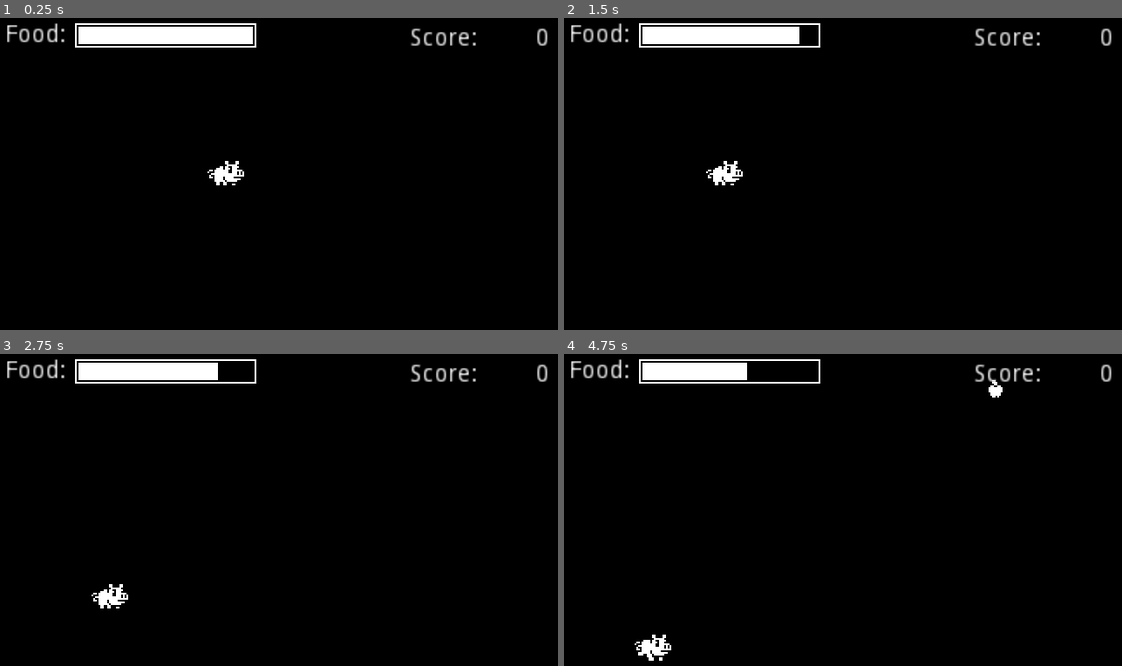
Above: before the commit, frames 1-4 (two rows, left to right).
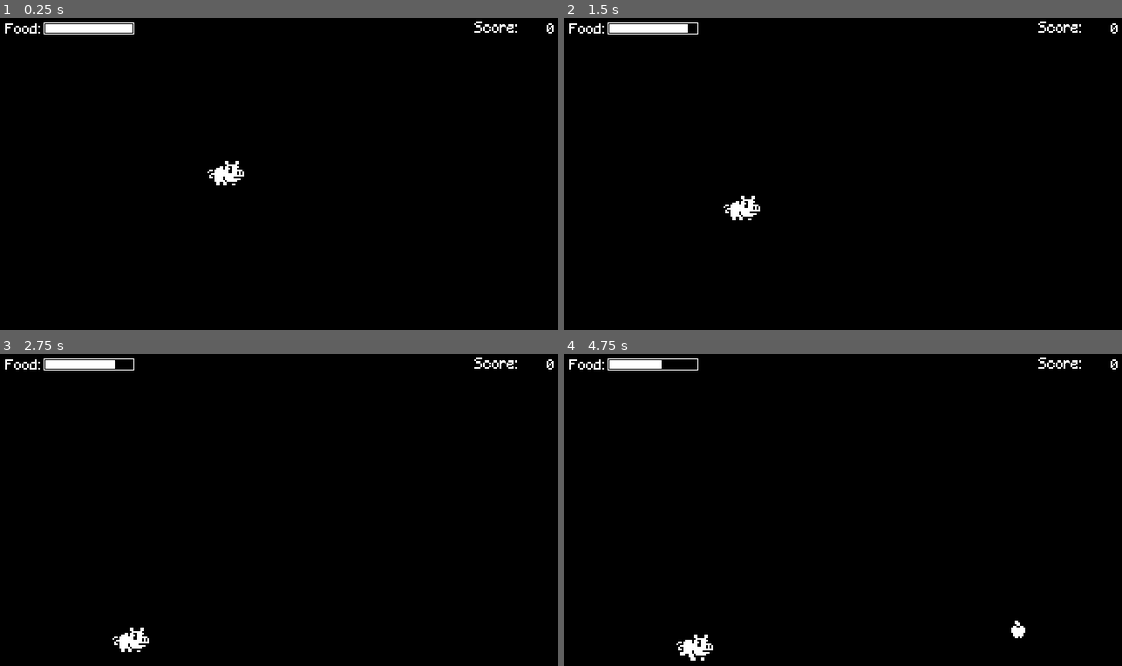
Above: after the commit, the same moments.

Repository: Tobio89/run-pig-run
Game: Godot game, scene res://World.tscn
Two runs of this game, one before a commit and one after it. Both use one fixed random seed, a clock stepped at 60 frames per second and the inputs below.
Inputs:
- Up to frame 1 (0.25 s): no input
- Up to frame 2 (1.5 s): tap Enter at 0.5 s; hold Right (ui_right) 0.53-1.28 s; hold Down (ui_down) from 1.28 s (still down)
- Up to frame 3 (2.75 s): release Down (ui_down) at 2.03 s; hold Right (ui_right) from 2.03 s (still down)
- Up to frame 4 (4.75 s): release Right (ui_right) at 2.78 s; hold Up (ui_up) 2.78-3.53 s; hold Down (ui_down) from 3.53 s (still down)

The runs differ from the first frame. In frame 1, 2.9% of the frame differs, in the area x 0-100%, y 1-10%; in frame 2, 3.3%, in the area x 0-100%, y 1-65%; in frame 3, 3.1%; in frame 4, 3.1%.

Commit message:
add font, and tweak apple spawning

Diff:
--- a/AppleSource.gd
+++ b/AppleSource.gd
@@ -15,16 +15,21 @@
 func drop_apple():
 	var a = Apple.instance()
 	var randomY = ran.randi_range(-70, 70)
-	var randomX = ran.randi_range(0, 30)
+	var randomX = ran.randi_range(0, 60)
 	var spawnPos = Vector2(randomX, randomY) # relative to spawner
 	a.position = spawnPos
 	add_child(a)
 
 func schedule_spawn():
-	var dur = ran.randi_range(1, 5)
+	var dur = ran.randi_range(1, 7)
 	spawnTimer.start(dur)
 
 func _on_SpawnTimer_timeout():
 	if !Globals.GAME_OVER:
-		drop_apple()
+		if ran.randf_range(0, 1) > 0.9:
+			for _i in range(3):
+				drop_apple()
+		else:
+			drop_apple()
+
 		schedule_spawn()
--- a/Globals.gd
+++ b/Globals.gd
@@ -1,7 +1,7 @@
 extends Node
 
 export var RUN_SPEED:int = 40
-export var EAT_TIME:int = 0.5
+export var EAT_TIME:= 0.7
 
 # Spawning apples
 
--- a/World.tscn
+++ b/World.tscn
@@ -30,7 +30,7 @@
 position = Vector2( -21, 87 )
 
 [node name="ScoreCard" parent="." instance=ExtResource( 2 )]
-position = Vector2( 235, 5 )
+position = Vector2( 272, 2 )
 
 [node name="HungerMeter" parent="." instance=ExtResource( 6 )]
 position = Vector2( 3, 2 )
--- /dev/null
+++ b/pixelFont.tres
@@ -0,0 +1,7 @@
+[gd_resource type="DynamicFont" load_steps=2 format=2]
+
+[sub_resource type="DynamicFontData" id=1]
+font_path = "res://assets/Minecraft.ttf"
+
+[resource]
+font_data = SubResource( 1 )
--- a/ui/HungerMeter.gd
+++ b/ui/HungerMeter.gd
@@ -1,6 +1,6 @@
 extends Node2D
 
-onready var bar = $Bar
+onready var bar = $Bar/Bar
 onready var timer = $LifeTimer
 
 var life := 10
--- a/ui/HungerMeter.tscn
+++ b/ui/HungerMeter.tscn
@@ -1,35 +1,59 @@
-[gd_scene load_steps=2 format=2]
+[gd_scene load_steps=5 format=2]
 
 [ext_resource path="res://ui/HungerMeter.gd" type="Script" id=1]
+
+[sub_resource type="Theme" id=1]
+
+[sub_resource type="DynamicFontData" id=2]
+antialiased = false
+font_path = "res://assets/Minecraft.ttf"
+
+[sub_resource type="DynamicFont" id=3]
+font_data = SubResource( 2 )
 
 [node name="HungerMeter" type="Node2D"]
 script = ExtResource( 1 )
 
 [node name="Label" type="Label" parent="."]
 margin_top = 1.0
-margin_right = 40.0
+margin_right = 35.0
 margin_bottom = 15.0
+rect_scale = Vector2( 0.5, 0.5 )
+theme = SubResource( 1 )
+custom_fonts/font = SubResource( 3 )
 text = "Food:"
-
-[node name="BoxOuter" type="ColorRect" parent="."]
-margin_left = 40.0
-margin_top = 1.0
-margin_right = 144.0
-margin_bottom = 15.0
-
-[node name="BoxInner" type="ColorRect" parent="."]
-margin_left = 41.0
-margin_top = 2.0
-margin_right = 143.0
-margin_bottom = 14.0
-color = Color( 0, 0, 0, 1 )
-
-[node name="Bar" type="ColorRect" parent="."]
-margin_left = 42.0
-margin_top = 3.0
-margin_right = 142.0
-margin_bottom = 13.0
 
 [node name="LifeTimer" type="Timer" parent="."]
 
+[node name="Bar" type="Node2D" parent="."]
+position = Vector2( 22, 0 )
+scale = Vector2( 0.5, 0.5 )
+
+[node name="BoxOuter" type="ColorRect" parent="Bar"]
+margin_top = 1.0
+margin_right = 104.0
+margin_bottom = 15.0
+__meta__ = {
+"_edit_lock_": true
+}
+
+[node name="BoxInner" type="ColorRect" parent="Bar"]
+margin_left = 1.0
+margin_top = 2.0
+margin_right = 103.0
+margin_bottom = 14.0
+color = Color( 0, 0, 0, 1 )
+__meta__ = {
+"_edit_lock_": true
+}
+
+[node name="Bar" type="ColorRect" parent="Bar"]
+margin_left = 2.0
+margin_top = 3.0
+margin_right = 102.0
+margin_bottom = 13.0
+__meta__ = {
+"_edit_lock_": true
+}
+
 [connection signal="timeout" from="LifeTimer" to="." method="_on_LifeTimer_timeout"]
--- a/ui/ScoreCard.tscn
+++ b/ui/ScoreCard.tscn
@@ -1,18 +1,30 @@
-[gd_scene load_steps=2 format=2]
+[gd_scene load_steps=5 format=2]
 
 [ext_resource path="res://ui/ScoreCard.gd" type="Script" id=1]
+[ext_resource path="res://pixelFont.tres" type="DynamicFont" id=2]
+
+[sub_resource type="Theme" id=1]
+
+[sub_resource type="Theme" id=2]
 
 [node name="ScoreCard" type="Node2D"]
 script = ExtResource( 1 )
 
 [node name="ScoreNum" type="Label" parent="."]
-margin_left = 40.0
-margin_right = 80.0
-margin_bottom = 14.0
+margin_left = 26.0
+margin_top = 1.0
+margin_right = 66.0
+margin_bottom = 17.0
+rect_scale = Vector2( 0.5, 0.5 )
+theme = SubResource( 1 )
+custom_fonts/font = ExtResource( 2 )
 text = " 0"
 align = 2
 
 [node name="ScoreLabel" type="Label" parent="."]
 margin_right = 40.0
 margin_bottom = 14.0
+rect_scale = Vector2( 0.5, 0.55 )
+theme = SubResource( 2 )
+custom_fonts/font = ExtResource( 2 )
 text = "Score:"
Binary file added: assets/Minecraft.ttf
